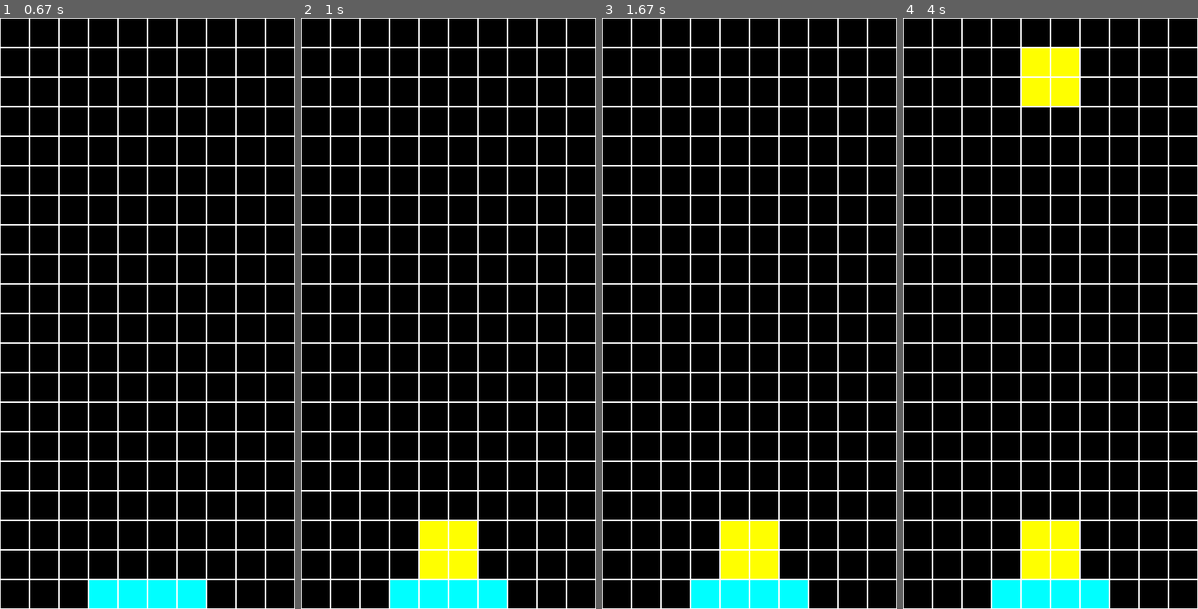
Above: before the commit, frames 1-4 (left to right).
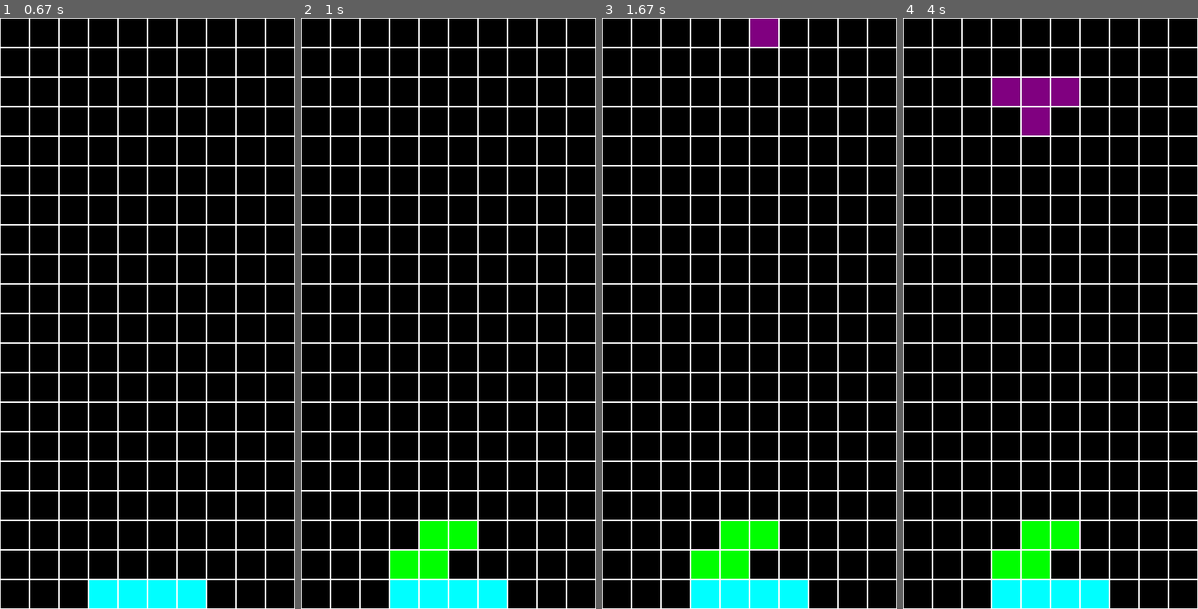
Above: after the commit, the same moments.

Repository: CogitoNTNU/TetrisAI
Game: pygame game, started from main.py play
Two runs of this game, one before a commit and one after it. Both use one fixed random seed, a clock stepped at 60 frames per second and the inputs below.
Inputs:
- Up to frame 1 (0.67 s): tap Space at 0.33 s
- Up to frame 2 (1 s): tap Space at 0.67 s
- Up to frame 3 (1.67 s): hold Right 1-1.47 s; hold Up from 1.5 s (still down)
- Up to frame 4 (4 s): release Up at 1.97 s; hold Right 2-2.47 s; hold Left 2.5-3.03 s; hold Down 3.07-3.37 s; hold Left 3.4-3.8 s; hold Up from 3.83 s (still down)

Frame 1 is identical in both runs. In frame 2, 2.3% of the frame differs, in the area x 30-60%, y 85-95%; in frame 3, 2.7%; in frame 4, 5.0%, in the area x 30-60%, y 5-95%.

Commit message:
fix: Added more demo delay and added back rng

Diff:
--- a/src/game/block.py
+++ b/src/game/block.py
@@ -55,7 +55,7 @@
         self.y = y
         self.rotation = 0
 
-        random.seed(0)
+        # random.seed(0)
         self.type = random.randint(0, 6) if blockType is None else blockType
         self.color = COLORS[self.type]
 
--- a/src/game/tetris.py
+++ b/src/game/tetris.py
@@ -10,7 +10,7 @@
 import heapq
 from typing import List, Tuple, Dict
 
-DEMO_SLEEP = 0
+DEMO_SLEEP = 0.02
 
 
 class Action(Enum):
